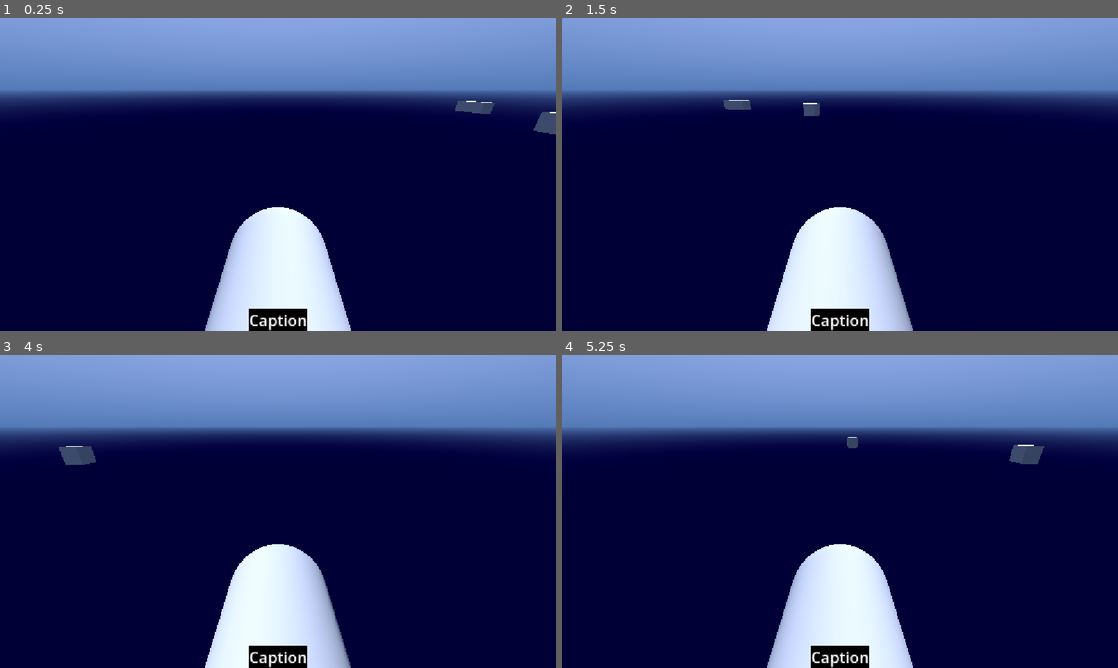
Above: before the commit, frames 1-4 (two rows, left to right).
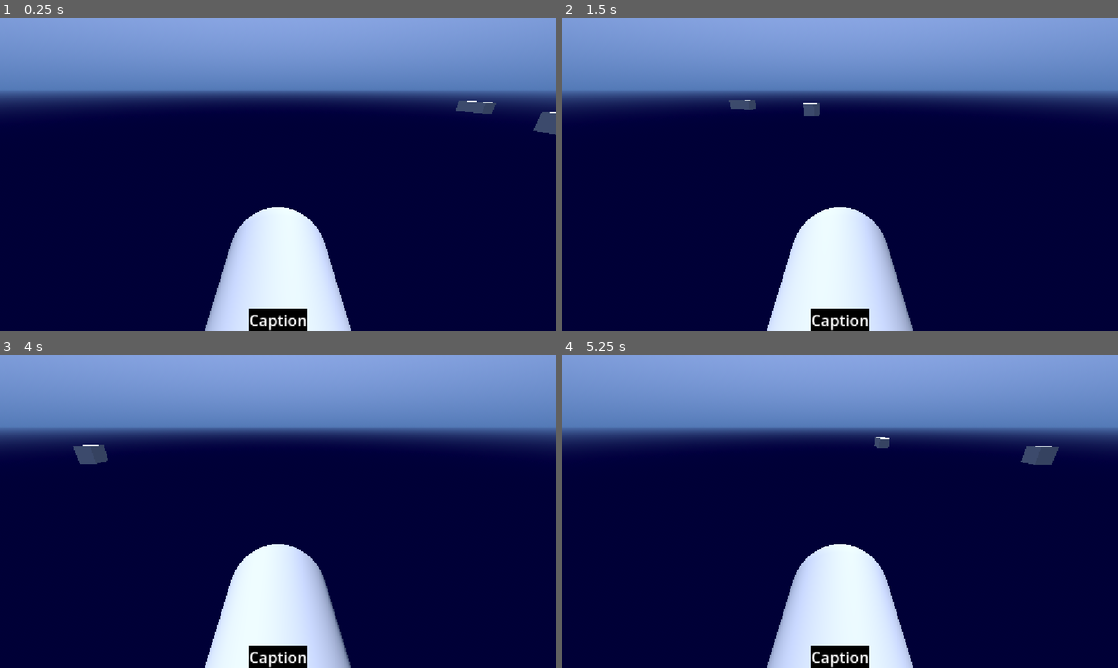
Above: after the commit, the same moments.

Repository: PeterDrake/yachtsinkers
Game: Godot game, scene res://yachtsinkers.tscn
The game is run twice, just before and just after one commit, with the same random seed, the same clock (stepped at 60 frames per second) and the same inputs. Sound files missing from this copy of the repository are replaced by a short silence.
Inputs (mouse positions are in pixels of both pictures, inside the frame that each line leads up to):
- Up to frame 1 (0.25 s): no input
- Up to frame 2 (1.5 s): move the mouse to (962, 158) at 0.52 s; hold Right (right) 0.53-1.28 s; tap Space (space) at 0.6, 1.35 s; move the mouse to (728, 190) at 1.27 s; hold Down (ui_down) from 1.28 s (still down)
- Up to frame 3 (4 s): move the mouse to (333, 442) at 2.02 s; release Down (ui_down) at 2.03 s; hold Right (right) 2.03-2.78 s; tap Space (space) at 2.1, 2.85, 3.6 s; move the mouse to (250, 574) at 2.77 s; hold Up (forward) 2.78-3.53 s; tap Enter at 3.5 s; move the mouse to (444, 558) at 3.52 s; hold Left (left) from 3.53 s (still down)
- Up to frame 4 (5.25 s): move the mouse to (673, 464) at 4.27 s; tap Space (space) at 4.35, 5.1 s; move the mouse to (867, 511) at 5.02 s; release Left (left) at 5.03 s; hold Down (ui_down) from 5.03 s (still down)

The runs differ from the first frame. In frame 1, less than 0.1% of the frame differs, in the area x 81-90%, y 26-31%; in frame 2, less than 0.1%; in frame 3, 0.3%; in frame 4, 0.5%, in the area x 51-90%, y 26-36%.
Error in both runs: Out of bounds get index '0' (on base: 'PackedStringArray') (res://speech.gd:3)

Commit message:
Refactored yacht movement to use _physics_process

Diff:
--- a/player.gd
+++ b/player.gd
@@ -1,6 +1,6 @@
 extends CharacterBody3D
 
-const SPEED := 5.0
+const SPEED := 250.0
 const ROTATION_SPEED := 1.5
 
 var degrees := 0
@@ -13,7 +13,7 @@
 	var rotation_direction := (transform.basis * Vector3(0, rotation_input, 0)).normalized()
 	rotation += rotation_direction * ROTATION_SPEED * delta
 	if Input.is_action_pressed("forward"):
-		velocity = global_transform.basis.z * SPEED
+		velocity = global_transform.basis.z * SPEED * delta
 	else:
 		velocity = Vector3.ZERO
 	move_and_slide()
--- a/yacht.gd
+++ b/yacht.gd
@@ -1,4 +1,4 @@
-extends StaticBody3D
+extends CharacterBody3D
 
 @onready var speech := get_node("/root/YachtSinkers/Speech")
 @onready var player := get_node("/root/YachtSinkers/Player")
@@ -7,15 +7,16 @@
 var waypoint_index = 0
 var sinking := false
 
-const SPEED := 3
+const SPEED := 150
 const WAYPOINTS := [Vector3(-20, 0, -20), Vector3(-20, 0, 20), Vector3(20, 0, 20), Vector3(20, 0, -20)]
 
-func _process(delta: float) -> void:
+func _physics_process(delta: float) -> void:
 	if not sinking:
 		var destination = WAYPOINTS[waypoint_index]
-		position += position.direction_to(destination) * SPEED * delta
+		velocity = position.direction_to(destination) * SPEED * delta
 		if position.distance_to(destination) < 1:
 			waypoint_index = (waypoint_index + 1) % len(WAYPOINTS)
+		move_and_slide()
 
 func _on_buoy_sound_finished() -> void:
 	$BoatSound.play()
--- a/yacht.tscn
+++ b/yacht.tscn
@@ -10,7 +10,7 @@
 
 [sub_resource type="BoxMesh" id="BoxMesh_dcxyd"]
 
-[node name="Yacht" type="StaticBody3D" unique_id=1626336948]
+[node name="Yacht" type="CharacterBody3D" unique_id=764160128]
 script = ExtResource("1_rsqnq")
 
 [node name="CollisionShape3D" type="CollisionShape3D" parent="." unique_id=1733591117]
